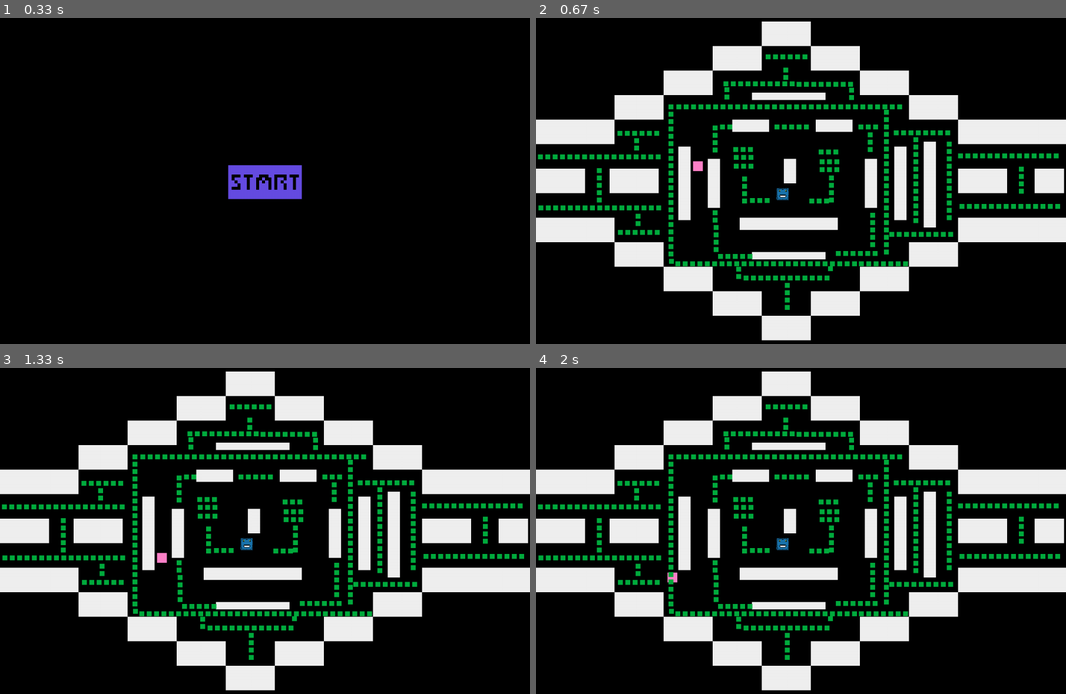
Above: before the commit, frames 1-4 (two rows, left to right).
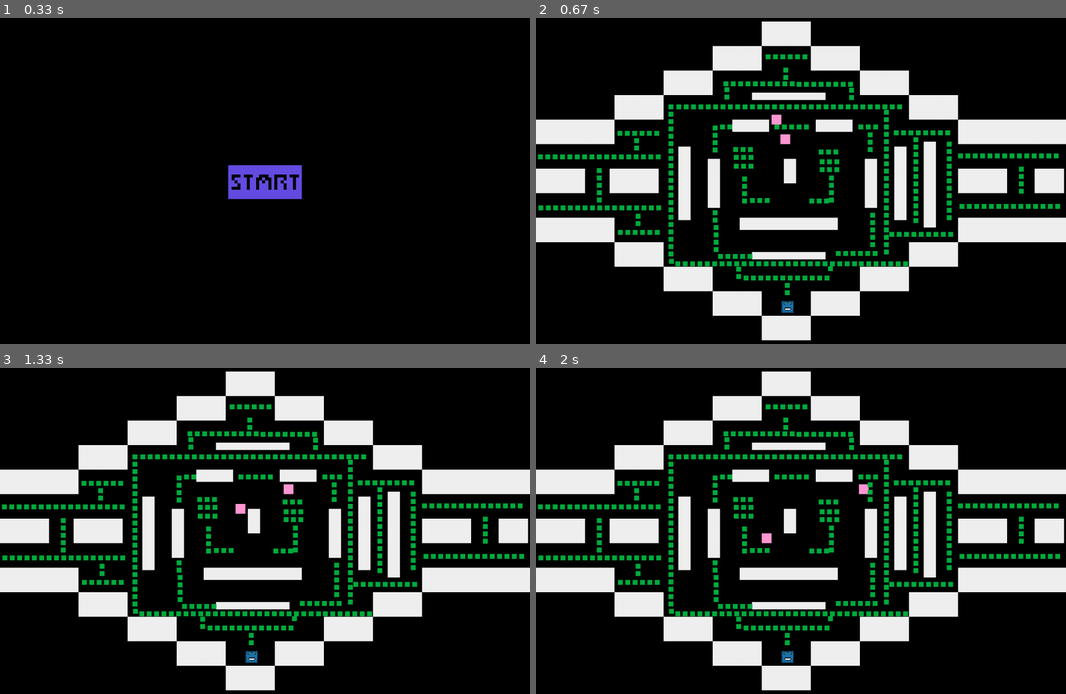
Above: after the commit, the same moments.

Repository: finnstamer/pygameInformatik
Game: pygame game, started from game.py
The game is run twice, just before and just after one commit, with the same random seed, the same clock (stepped at 60 frames per second) and the same inputs.
Inputs (mouse positions are in pixels of both pictures, inside the frame that each line leads up to):
- Up to frame 1 (0.33 s): no input
- Up to frame 2 (0.67 s): click (801, 184) at 0.38 s
- Up to frame 3 (1.33 s): click (434, 524) at 0.72 s; hold Right from 1 s (still down); move the mouse to (270, 557) at 1.03 s
- Up to frame 4 (2 s): release Right at 1.47 s

Frame 1 is identical in both runs. In frame 2, 0.4% of the frame differs, in the area x 29-49%, y 29-91%; in frame 3, 0.4%, in the area x 29-56%, y 35-91%; in frame 4, 0.3%.

Commit message:
Teleport Implementation

Diff:
--- a/base/core/Action/AbstractAction.py
+++ b/base/core/Action/AbstractAction.py
@@ -33,7 +33,6 @@
     # Ist .isFinished() wahr, wird die Aktion gestoppt und "finished" Event ausgegeben
     # Sonst wird "run" Event ausgegeben.
     def run(self, event):
-        print(self.isFinished())
         if self.isFinished():
             self.stop()
             self.progress = 2
--- a/base/objects/Enemy.py
+++ b/base/objects/Enemy.py
@@ -14,7 +14,7 @@
 
 class Enemy(GameObject):
     def __init__(self, pos: Vector2 = ..., width: int = 0, height: int = 0, color: Tuple = ...) -> None:
-        super().__init__(pos=pos, width=width, height=height, color=(255, 130, 201))
+        super().__init__(pos=pos, width=width, height=height, color=(255, 153, 211))
         self.alertedRadius = Vector2(300, 300)
         self.sleepRadius = Vector2(450, 450)
         self.alertedRadiusObject = GameObject(self.pos, self.alertedRadius.x, self.alertedRadius.y)
@@ -65,19 +65,21 @@
         if self.health == 0:
             return
         if not self.alerted:
+            self.speed = 3
             self.follow.stop()
             if self.movement.progress != 1:
                 newPath = self.pathPool[randrange(0, len(self.pathPool))]
                 self.movement.setStates(self, newPath)
                 self.movement.start()
-                self.color = (255, 130, 201)
+                self.color = (255, 153, 211)
 
         if self.alerted and self.follow.progress != 1:
+            self.speed = 5
             self.movement.stop()
             # .restart(), weil FollowObject nur beim .setStates(), die Position des zu verfolgenden Obejekt
             # an die darunterliegende MovementRoutine weitergibt (siehe .onSet()). Es werden also keine neuen AKtionen gebildet.
             self.follow.restart(None)
-            self.color = (245, 20, 148)
+            self.color = (191, 6, 0)
 
     def onDied(self, event):
         self.follow.stop()
--- a/level/level2.py
+++ b/level/level2.py
@@ -3,9 +3,11 @@
 from base.core.Level.AbstractLevel import AbstractLevel
 from base.core.Level.MapBuilder import MapBuilder
 from pygame import Vector2
+from base.core.Object.GameObject import GameObject
 from base.objects.Enemy import Enemy
 from base.objects.Projectile import Projectile
 from base.objects.Weapon import Weapon
+from objects.Teleporter import Teleporter
 from objects.collectables.Ektoplasma import Ektoplasma
 from objects.player.Player import Player
 
@@ -23,7 +25,7 @@
 
     def make(self):
         mB = MapBuilder()
-        player = Player().updatePos(Vector2(490,370))
+        player = Player().updatePos(Vector2(500, 600))
         projectile = Projectile(range=500, damage=10, speed=20, width=5, height=5, relativePosition=Vector2(75, 3))
         projectile.color = (114, 114, 114)
         weapon = Weapon(player, Vector2(-10, 10), projectile, cooldown=100, munition=50000)
@@ -33,13 +35,27 @@
         weapon.setImage("images/weapon.png")
         weapon.setAlias("weapon")
 
-        enemy = Enemy(Vector2(300, 300), 20, 20, (250, 0, 0))
-        enemy.pathPool = [Vector2(400, 400), Vector2(500, 100), Vector2(200, 500)]
+        enemy = Enemy(Vector2(472, 197), 20, 20, (250, 0, 0))
+        enemy.pathPool = [Vector2(130, 411), Vector2(511, 128), Vector2(418, 408)]
         enemy.setAlias("Enemy")
 
+        enemy2 = Enemy(Vector2(472, 264), 20, 20, (250, 0, 0))
+        enemy2.pathPool = [Vector2(539, 137), Vector2(889, 392), Vector2(591, 409)]
+
+        teleport1 = GameObject(Vector2(0, 280), 35, 50)
+        Teleporter(teleport1, player, Vector2(1027, 287))
+
+        teleport2 = GameObject(Vector2(1053, 280), 35, 50)
+        Teleporter(teleport2, player, Vector2(37, 280))
+
+        teleport1 = GameObject(Vector2(0, 381), 35, 50)
+        Teleporter(teleport1, player, Vector2(1027, 381))
+
+        teleport2 = GameObject(Vector2(1053, 381), 35, 50)
+        Teleporter(teleport2, player, Vector2(37, 381))
 
         objects = [
-        player, enemy, weapon,
+        player, enemy, enemy2, weapon, teleport1, teleport2,
           Wall(Vector2(505,310), width=25, height=50),Wall(Vector2(460,30), width=100, height=50),
           Wall(Vector2(560,80), width=100, height=50),Wall(Vector2(360,80), width=100, height=50),
           Wall(Vector2(260,130), width=100, height=50),Wall(Vector2(660,130), width=100, height=50),
--- a/objects/Teleporter.py
+++ b/objects/Teleporter.py
@@ -10,7 +10,7 @@
         self.teleporter = teleporter
         self.obj = obj
         self.dest = dest
-        self.colEvent = CollisionWatcher.watch(self.teleporter, self.obj)
+        self.colEvent, _ = CollisionWatcher.watch(self.teleporter, self.obj)
         AbstractLevel.bind(self)
         Events.subscribe(self.colEvent, self.onCollision, self)
 
--- a/objects/player/Player.py
+++ b/objects/player/Player.py
@@ -37,7 +37,8 @@
 
         clicked, pos = Controls.clicks["l"]
         if clicked:
-            Factory.get("weapon").shoot(pygame.Vector2(pos))
+            # Factory.get("weapon").shoot(pygame.Vector2(pos))
+            print(pos)
 
         if Controls.released["space"]:
             Factory.get("Enemy").damage(100)
